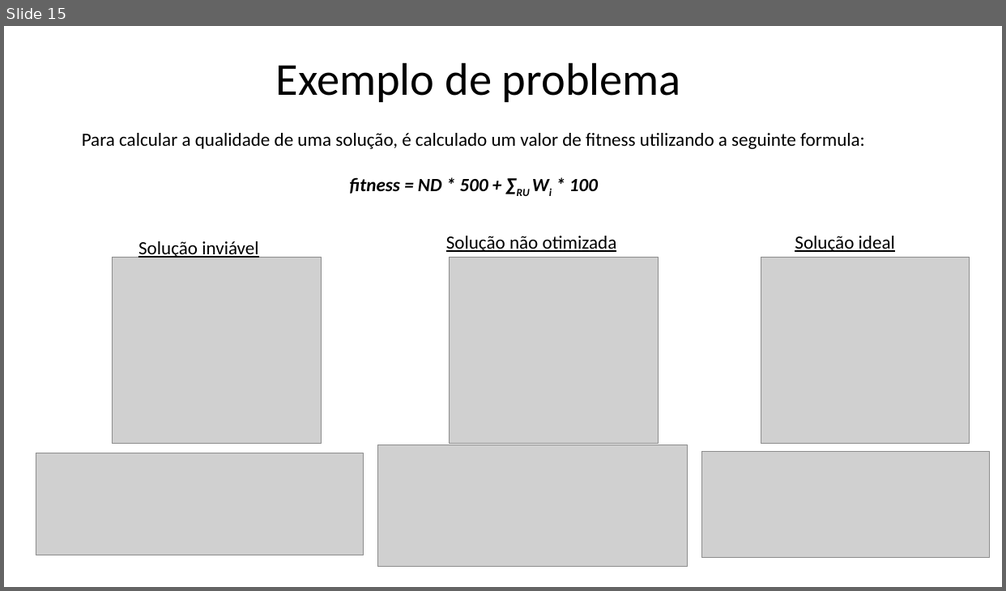
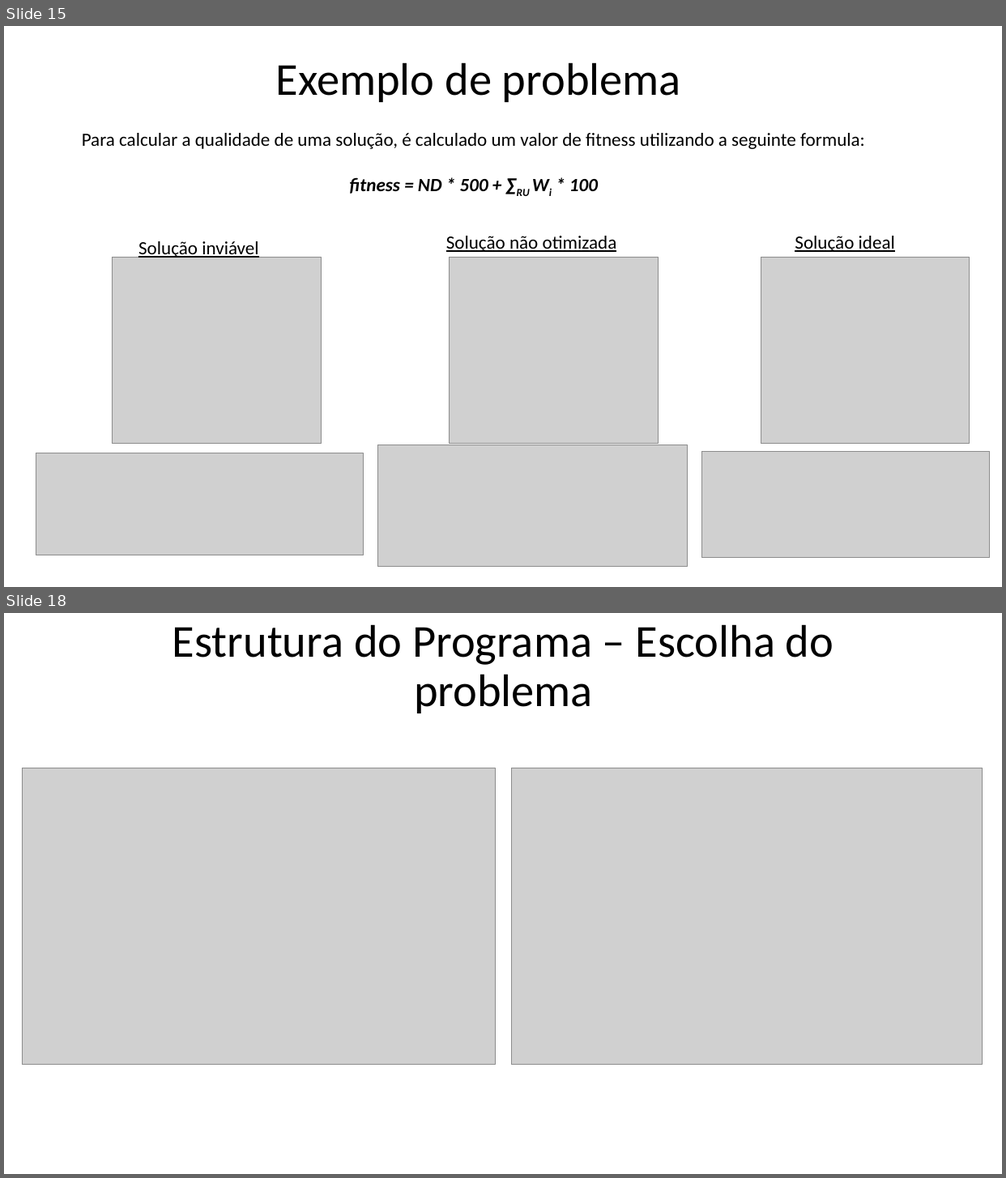
Before and after one commit to xQsme/RLP_Qt, a slide deck: powerpoint_defesa.pptx. Shown one above the other, each under a label of ours: slide 15 before the commit, slides 15 and 18 after it; the slides between them are not shown. The pictures are 1006x591 and 1006x1178 pixels, drawn with LibreOffice and Linux fonts; fonts in the diff are those of the drawing; grey boxes stand for pictures. Boxes give left, top, right and bottom in pixels: in the first picture for what was removed or moved away, otherwise in the second. Text is boxed around its words. In the diff, an @@ line names an element or a change of style, - is before the commit and + after.

```diff
--- a/powerpoint_defesa.pptx
+++ b/powerpoint_defesa.pptx
@@ slide 18 added at (4,613,1002,1174), background #FFFFFF @@
@@ title added at (172,624,833,713), 44 pt, text #000000 @@
+Estrutura do Programa – Escolha do problema
@@ picture added at (22,768,495,1065) @@
@@ picture added at (512,768,982,1065) @@
```
Also in this commit, not shown: 1 slide changed, 4 other slides added, 1 slide removed.
